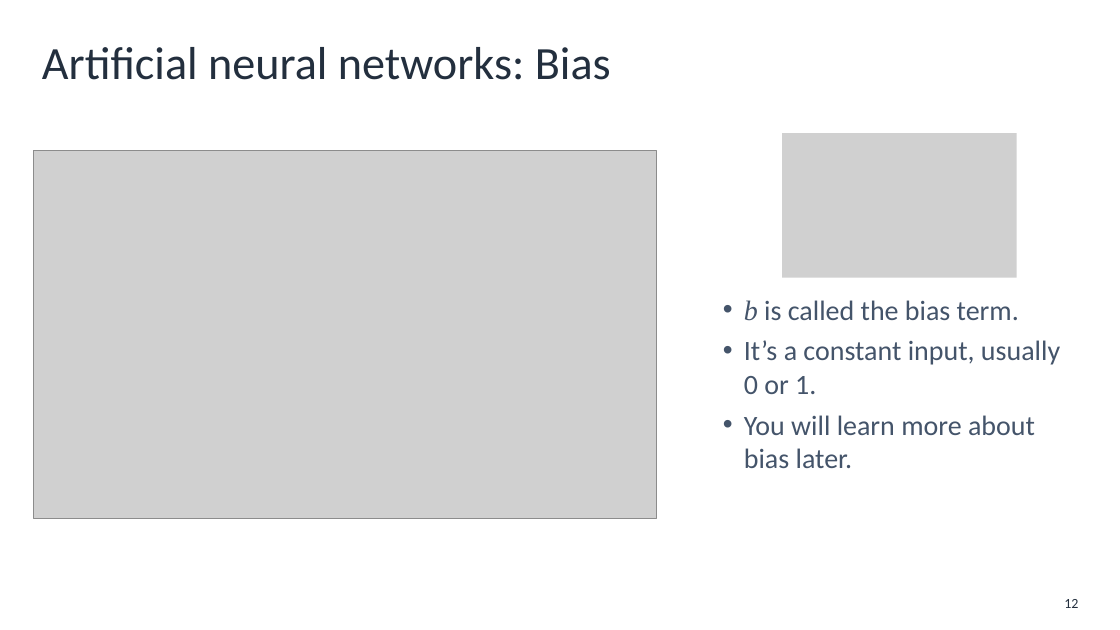
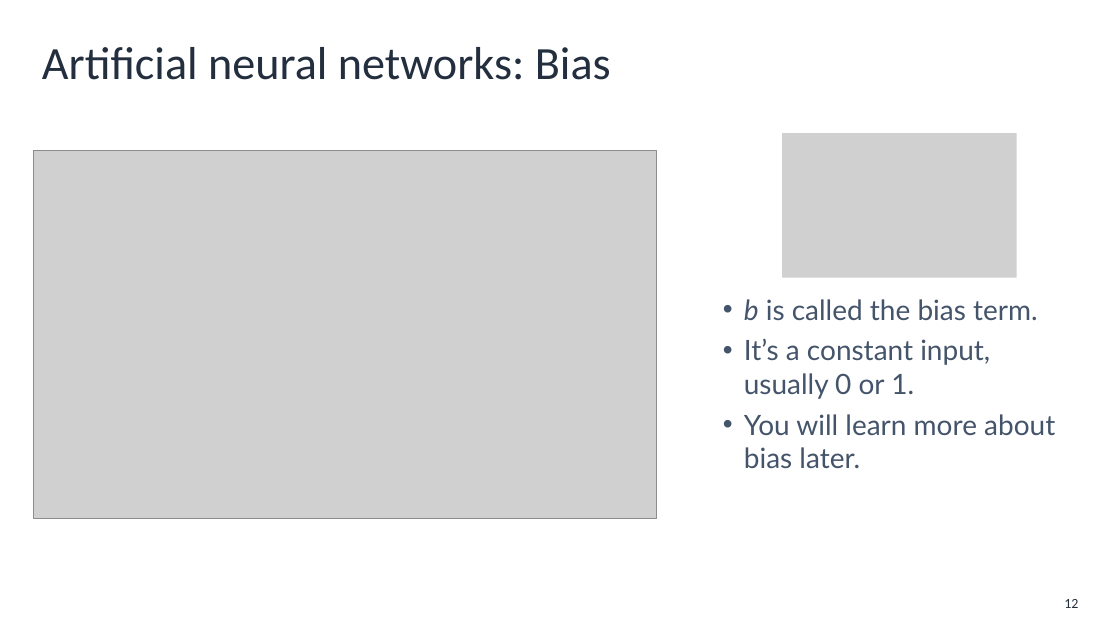
Before and after one commit to aws-mlu/aws-mlu-eep-traditional-ml, a slide deck: slide 12 of mlu-dlti/Lessons/DEV_MLUDTI-EN-M1-L1.pptx. Drawn at 1120x630 pixels with LibreOffice and Linux fonts; fonts in the diff are those of the drawing; grey boxes stand for pictures; background and template pictures are left out. Boxes give left, top, right and bottom in pixels: in the first picture for what was removed or moved away, otherwise in the second. Text is boxed around its words. In the diff, an @@ line names an element or a change of style, - is before the commit and + after.

```diff
--- a/mlu-dlti/Lessons/DEV_MLUDTI-EN-M1-L1.pptx
+++ b/mlu-dlti/Lessons/DEV_MLUDTI-EN-M1-L1.pptx
@@ text "b is called the bias ..." at [744,299,1055,468]: font Times New Roman to Lato in "b"; font Calibri to Lato @@
```
Also in this commit, not shown: 7 other slides changed, 16 other files.
